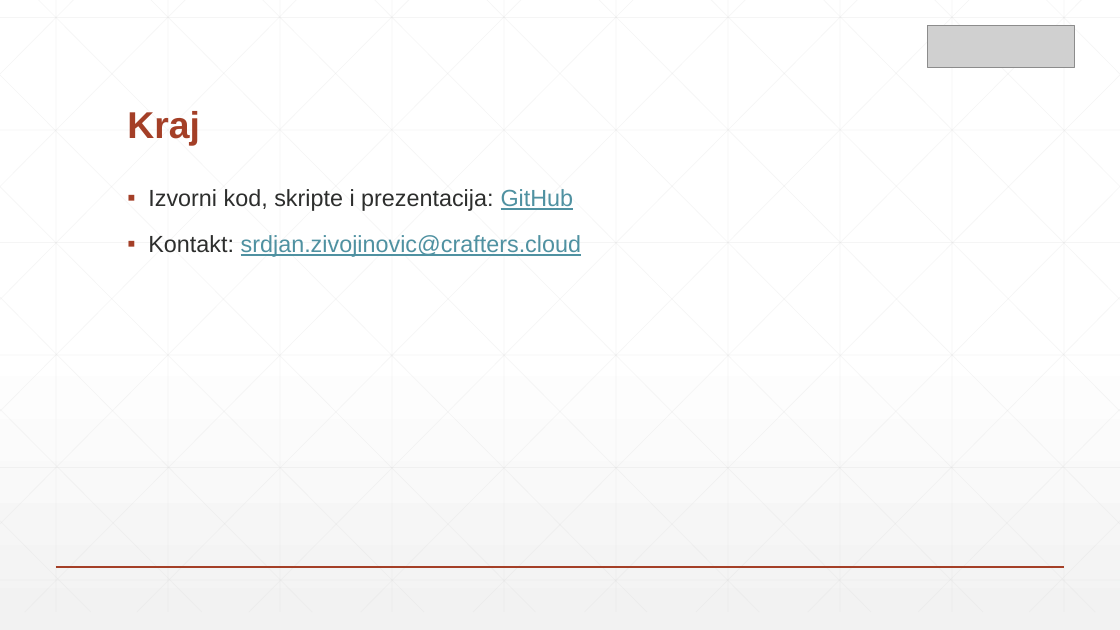
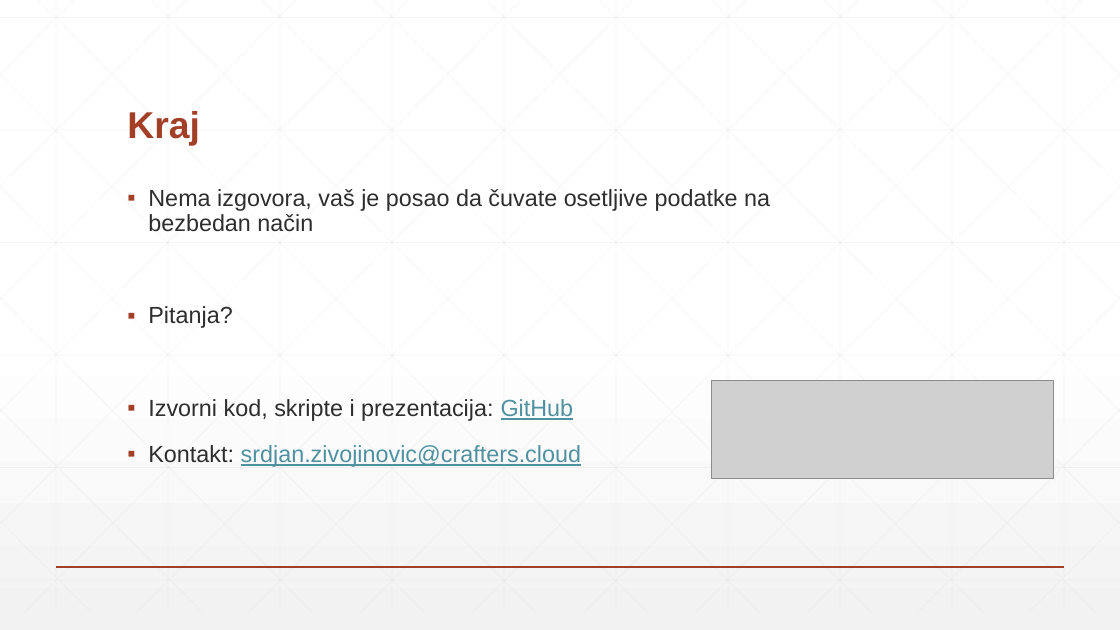
Before and after one commit to zsrdjan/presentations, a slide deck: slide 15 of azure-meetup-key-vault/presentation.pptx (slide 16 before the commit). Drawn at 1120x630 pixels with LibreOffice and Linux fonts; fonts in the diff are those of the drawing; grey boxes stand for pictures. Boxes give left, top, right and bottom in pixels: in the first picture for what was removed or moved away, otherwise in the second. Text is boxed around its words. In the diff, an @@ line names an element or a change of style, - is before the commit and + after.

```diff
--- a/azure-meetup-key-vault/presentation.pptx
+++ b/azure-meetup-key-vault/presentation.pptx
@@ text at (x1=148, y1=189, x2=770, y2=328): paragraphs added @@
+▪ Nema izgovora, vaš je posao da čuvate osetljive podatke na bezbedan način
+▪ Pitanja?
@@ picture resized from (x1=928, y1=25, x2=1075, y2=67) to (x1=712, y1=381, x2=1054, y2=478) @@
```
Also in this commit, not shown: 4 other slides changed, 1 slide removed.
